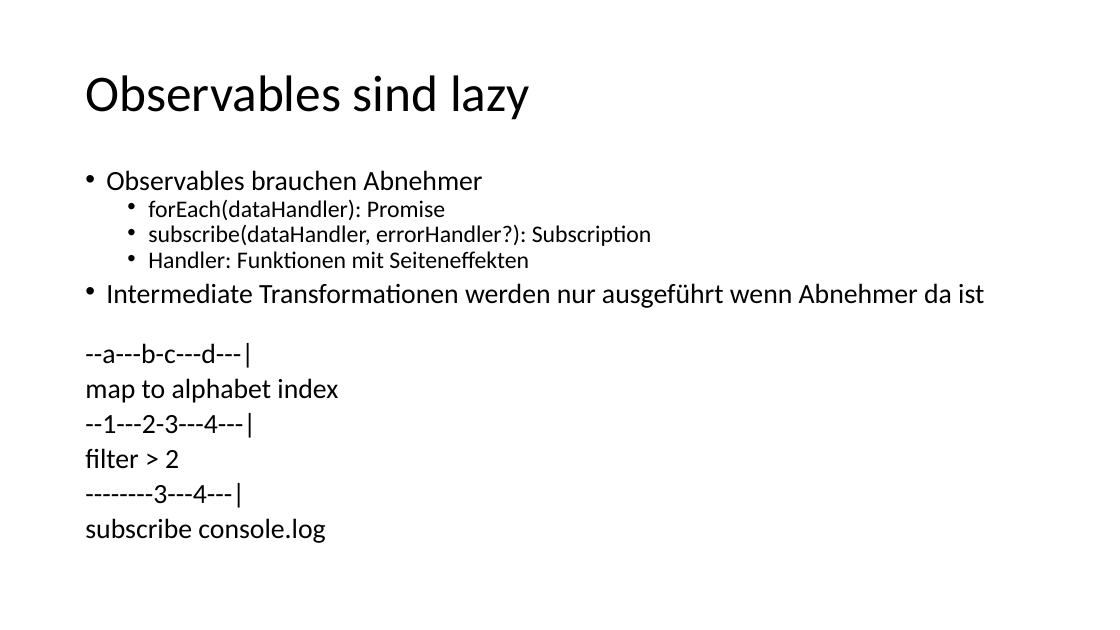
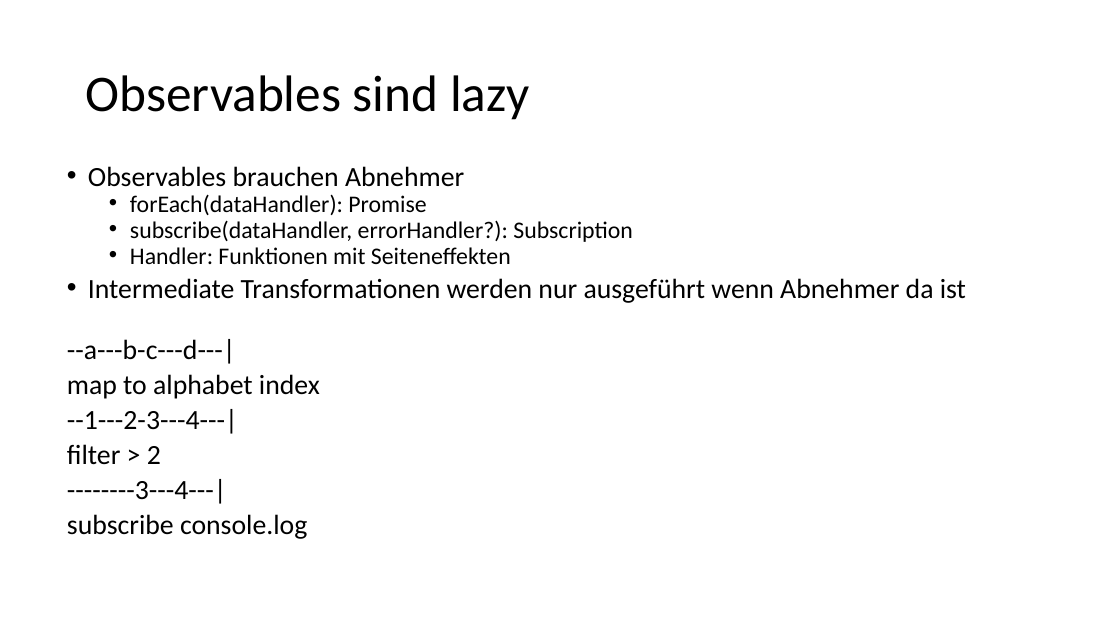
Before and after one commit to goetzingert/angular, a slide deck: slide 186 of presentation.pptx (slide 187 before the commit). Drawn at 1120x630 pixels with LibreOffice and Linux fonts; fonts in the diff are those of the drawing. Boxes give left, top, right and bottom in pixels: in the first picture for what was removed or moved away, otherwise in the second. Text is boxed around its words. In the diff, an @@ line names an element or a change of style, - is before the commit and + after.

```diff
--- a/presentation.pptx
+++ b/presentation.pptx
@@ text "Observables brauchen Abnehmer": place and size @@
-text "Observables brauchen Abnehmer" at (85,170,984,543)
+text "Observables brauchen Abnehmer" at (67,166,966,539)
```
Also in this commit, not shown: 10 other slides changed, 1 slide added, 2 slides removed, 7 other files.
